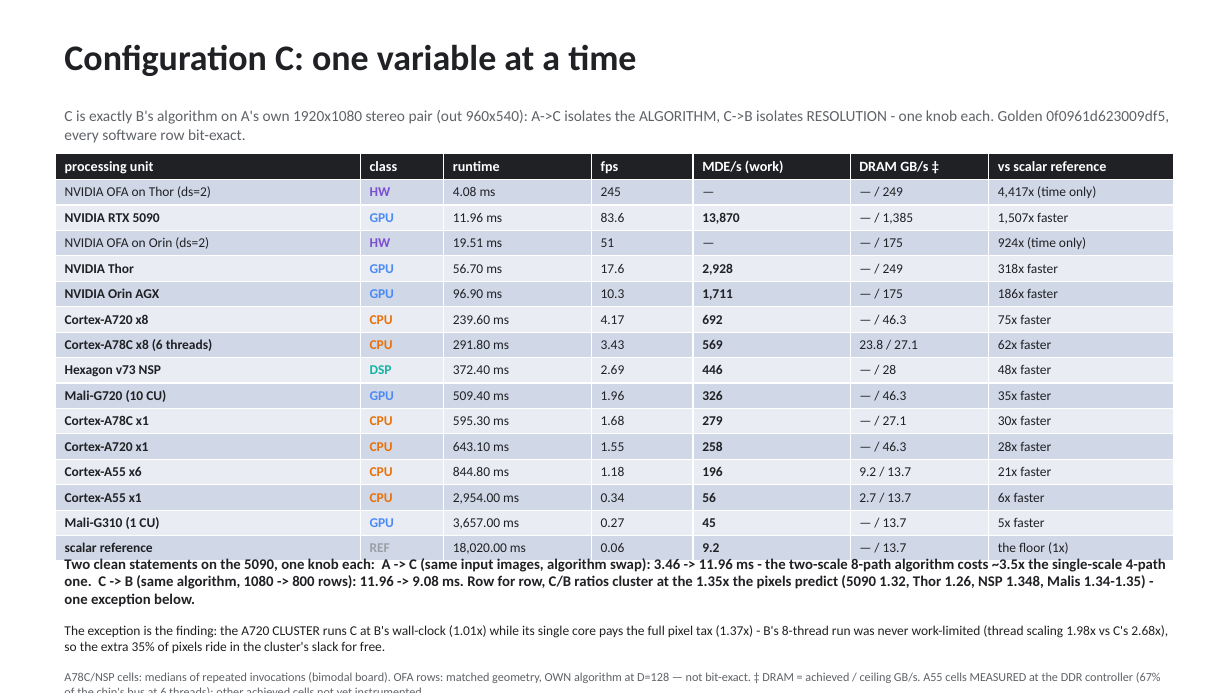
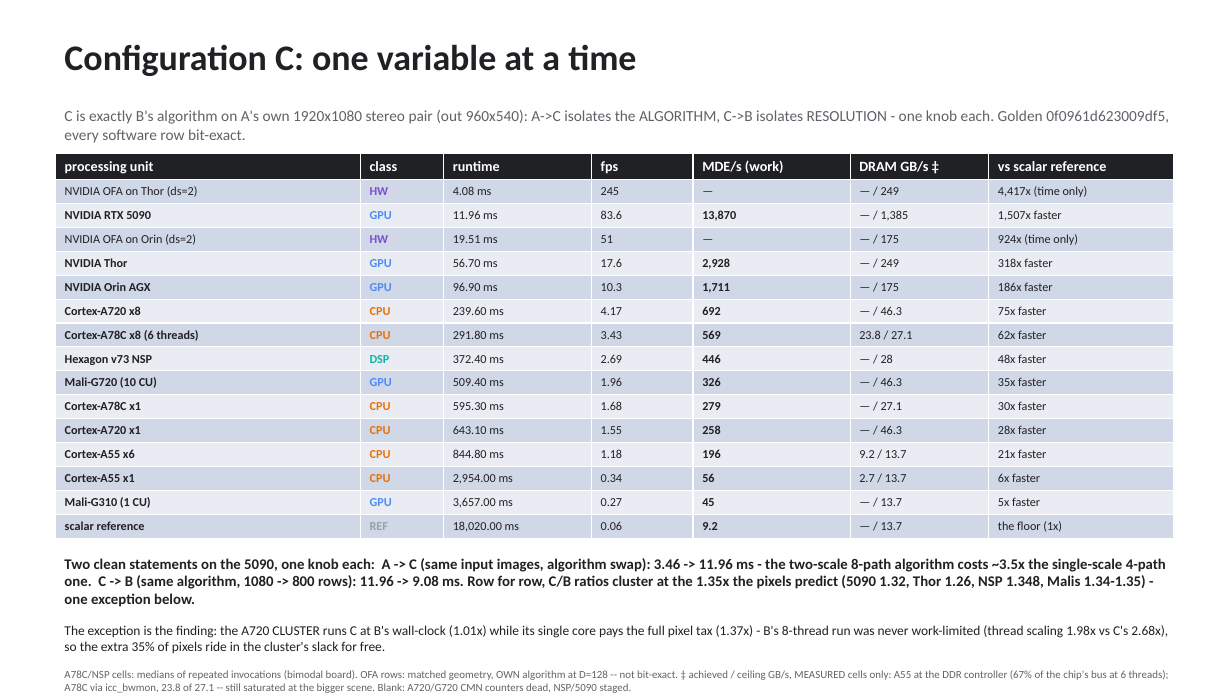
Before and after one commit to kylefoxaustin/sgm-bench, a slide deck: slide 19 of docs/sgm-results.pptx. Drawn at 1232x693 pixels with LibreOffice and Linux fonts; fonts in the diff are those of the drawing. Boxes give left, top, right and bottom in pixels: in the first picture for what was removed or moved away, otherwise in the second. Text is boxed around its words. In the diff, an @@ line names an element or a change of style, - is before the commit and + after.

Commit message:
top-to-bottom editorial pass: measured DRAM columns reach the README B/C tables; deck de-staled
README: B and C summary tables gain the DRAM GB/s column (measured cells
only -- A55/G310 from the DDR controller, A78C from icc_bwmon incl. the
84% saturation finding; blanks stay blank rather than derived); the
real-imagery table sorts by runtime; the dangling 'that gap' paragraph
rejoins its antecedent.

Deck: the 5090 unit slide carried a stale D-sweep from an earlier card
session (37,383/64,880/74,957 -> the recorded 38,356/60,932/76,248);
both OFA unit slides computed their calculation at D=64 when the engines
ran D=128 (14,201 -> 28,402 shown correctly); B/C summary footnotes now
credit every measured cell instead of 'not yet instrumented'; OFA + G310
measured cells join the B summary table; two footnotes that rendered off
the slide bottom are compacted; title says eleven units like the README.

```diff
--- a/docs/sgm-results.pptx
+++ b/docs/sgm-results.pptx
@@ table at (55,153,1174,536) @@
@@ size 10.5 to 9.5 pt @@
@@ text at (64,670,1169,693): text changed; size 9.5 to 8.5 pt @@
-A78C/NSP cells: medians of repeated invocations (bimodal board). OFA rows: matched geometry, OWN algorithm at D=128 — not bit-exact. ‡ DRAM = achieved / ceiling GB/s. A55 cells MEASURED at the DDR controller (67% of the chip's bus at 6 threads); other achieved cells not yet instrumented.
+A78C/NSP cells: medians of repeated invocations (bimodal board). OFA rows: matched geometry, OWN algorithm at D=128 -- not bit-exact. ‡ achieved / ceiling GB/s, MEASURED cells only: A55 at the DDR controller (67% of the chip's bus at 6 threads); A78C via icc_bwmon, 23.8 of 27.1 -- still saturated at the bigger scene. Blank: A720/G720 CMN counters dead, NSP/5090 staged.
```
Also in this commit, not shown: 7 other slides changed, 2 other files.
